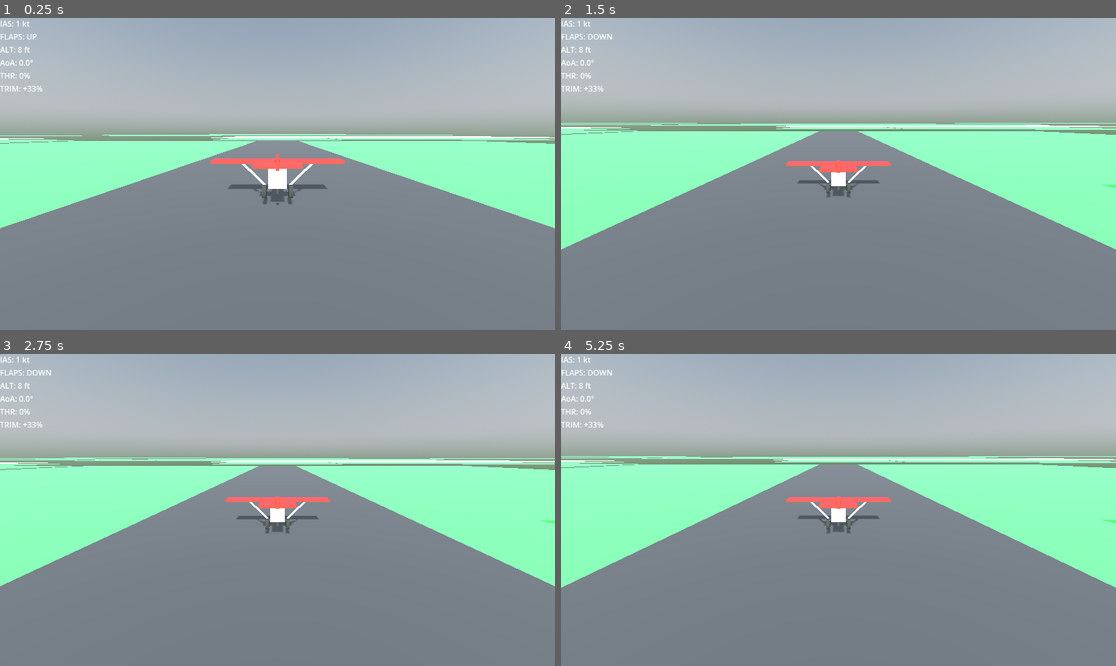
Above: before the commit, frames 1-4 (two rows, left to right).
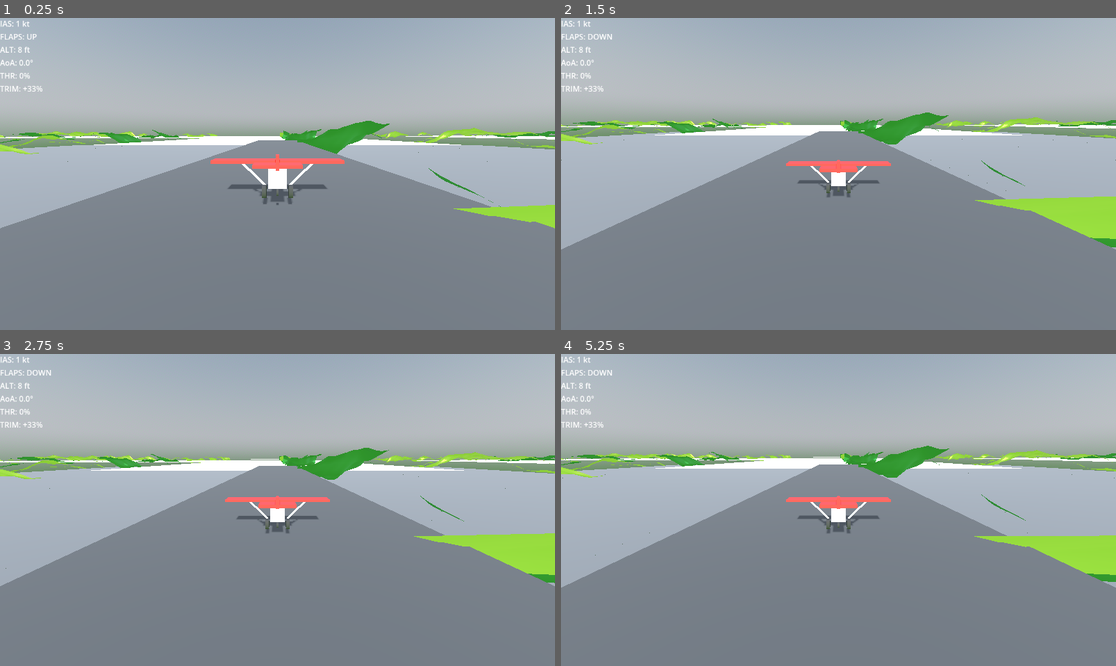
Above: after the commit, the same moments.

Repository: LucasHT22/be-my-copilot
Game: Godot game, scene res://scenes/main.tscn
Same seed, same stepped clock (60 frames per second), same inputs: the game is played once before the commit and once after it.
Inputs:
- Up to frame 1 (0.25 s): no input
- Up to frame 2 (1.5 s): tap Enter (ui_accept) at 0.5, 0.77, 1.07 s; hold Right (ui_right) 0.53-1.28 s; hold Down (ui_down) from 1.28 s (still down)
- Up to frame 3 (2.75 s): tap Enter (ui_accept) at 1.52, 1.82 s; release Down (ui_down) at 2.03 s; hold Right (ui_right) from 2.03 s (still down)
- Up to frame 4 (5.25 s): release Right (ui_right) at 2.78 s; hold Up (ui_up) 2.78-3.53 s; tap Enter (ui_accept) at 3.02, 3.32, 3.77, 4.07, 4.52, 4.82 s; hold Left (ui_left) 3.53-5.03 s; hold Down (ui_down) from 5.03 s (still down)

The runs differ from the first frame. In frame 1, 15% of the frame differs, in the area x 0-100%, y 32-68%; in frame 2, 20%; in frame 3, 20%; in frame 4, 21%, in the area x 0-100%, y 29-75%.

Commit message:
better heights and chunk generation

Diff:
--- a/scenes/Chunk.gd
+++ b/scenes/Chunk.gd
@@ -3,6 +3,7 @@
 var chunk_coord: Vector2i
 const SIZE := 256
 const AIRPORT_RADIUS := 120
+const TERRAIN_SUBDIVISIONS := 32
 
 var noise := FastNoiseLite.new()
 var biome_noise := FastNoiseLite.new()
@@ -17,6 +18,9 @@
 
 	height_noise.seed = 4242
 	height_noise.frequency = 0.01
+	height_noise.fractal_octaves = 4
+	height_noise.fractal_lacunarity = 2.0
+	height_noise.fractal_gain = 0.5
 
 func generate(coord: Vector2i):
 	chunk_coord = coord
@@ -40,11 +44,28 @@
 	var cz = SIZE * 0.5
 	return Vector2(x, z).distance_to(Vector2(cx, cz)) < AIRPORT_RADIUS
 
+func get_height_at(world_x: float, world_z: float) -> float:
+	var base_height = height_noise.get_noise_2d(world_x, world_z) * 20.0
+	if has_airport():
+		var cx = chunk_coord.x * SIZE + SIZE * 0.5
+		var cz = chunk_coord.y * SIZE + SIZE * 0.5
+		var local_x = world_x - chunk_coord.x * SIZE
+		var local_z = world_z - chunk_coord.y * SIZE
+		var dist = Vector2(local_x, local_z).distance_to(Vector2(SIZE * 0.5, SIZE * 0.5))
+
+		if dist < AIRPORT_RADIUS * 1.5:
+			var center_height = height_noise.get_noise_2d(cx, cz) * 20.0
+			var blend = clamp(dist / (AIRPORT_RADIUS * 1.5), 0.0, 1.0)
+			blend = blend * blend * (3.0 - 2.0 * blend)
+
+			return lerp(center_height, base_height, blend)
+
+	return base_height
+
 func get_biome() -> String:
-	var elevation = height_noise.get_noise_2d(
-		chunk_coord.x * SIZE,
-		chunk_coord.y * SIZE
-	)
+	var wx = chunk_coord.x * SIZE + SIZE * 0.5
+	var wz = chunk_coord.y * SIZE + SIZE * 0.5
+	var elevation = height_noise.get_noise_2d(wx, wz)
 
 	var moisture = biome_noise.get_noise_2d(
 		chunk_coord.x * 0.15,
@@ -82,9 +103,12 @@
 			generate_plains()
 			if should_generate_city():
 				generate_city()
+		"dry":
+			generate_dry()
 
 func generate_plains():
 	var plains := Node3D.new()
+	plains.name = "Plains"
 	add_child(plains)
 
 	var tree_scene = preload("res://scenes/Tree.tscn")
@@ -95,53 +119,144 @@
 		var x = rng.randf_range(0, SIZE)
 		var z = rng.randf_range(0, SIZE)
 
+		if is_airport_zone(x, z):
+			continue
+
 		var wx = chunk_coord.x * SIZE + x
 		var wz = chunk_coord.y * SIZE + z
 
-		if is_airport_zone(x, z):
-			continue
-
 		var density = noise.get_noise_2d(wx * 0.015, wz * 0.015)
 		if density < 0.35:
 			continue
 
 		var tree = tree_scene.instantiate()
-		tree.position = Vector3(x, 0, z)
+		var height = get_height_at(wx, wz)
+		tree.position = Vector3(x, height, z)
 		tree.scale *= rng.randf_range(0.7, 1.2)
 		plains.add_child(tree)
 
+func generate_dry():
+	var dry := Node3D.new()
+	dry.name = "Dry"
+	add_child(dry)
+
+	var tree_scene = preload("res://scenes/Tree.tscn")
+	var rng := RandomNumberGenerator.new()
+	rng.seed = hash(chunk_coord)
+
+	for i in range(20):
+		var x = rng.randf_range(0, SIZE)
+		var z = rng.randf_range(0, SIZE)
+
+		if is_airport_zone(x, z):
+			continue
+
+		var wx = chunk_coord.x * SIZE + x
+		var wz = chunk_coord.y * SIZE + z
+
+		var density = noise.get_noise_2d(wx * 0.01, wz * 0.01)
+		if density < 0.6:
+			continue
+
+		var tree = tree_scene.instantiate()
+		var height = get_height_at(wx, wz)
+		tree.position = Vector3(x, height, z)
+		tree.scale *= rng.randf_range(0.5, 0.9)
+		dry.add_child(tree)
+
 func generate_ground():
+	var bedrock := StaticBody3D.new()
+	bedrock.name = "Bedrock"
+
+	var bedrock_mesh := MeshInstance3D.new()
+	var bedrock_plane := BoxMesh.new()
+	bedrock_plane.size = Vector3(SIZE, 10, SIZE)
+	bedrock_mesh.mesh = bedrock_plane
+	bedrock_mesh.position.y = -50
+
+	var bedrock_mat := StandardMaterial3D.new()
+	bedrock_mat.albedo_color = Color(0.2, 0.2, 0.2)
+	bedrock_mesh.material_override = bedrock_mat
+
+	var bedrock_col := CollisionShape3D.new()
+	var bedrock_shape := BoxShape3D.new()
+	bedrock_shape.size = Vector3(SIZE, 10, SIZE)
+	bedrock_col.shape = bedrock_shape
+	bedrock_col.position.y = -50
+
+	bedrock.add_child(bedrock_mesh)
+	bedrock.add_child(bedrock_col)
+	add_child(bedrock)
+
 	var ground := StaticBody3D.new()
 	ground.name = "Ground"
 
-	var mesh := MeshInstance3D.new()
-	var plane := PlaneMesh.new()
-	plane.size = Vector2(SIZE, SIZE)
-	mesh.mesh = plane
-
-	var wx = chunk_coord.x * SIZE
-	var wz = chunk_coord.y * SIZE
-	var h = height_noise.get_noise_2d(wx, wz) * 20.0
-
-	mesh.position.y = h
+	var mesh_instance := MeshInstance3D.new()
+	var array_mesh := ArrayMesh.new()
+	var surface_tool := SurfaceTool.new()
+
+	surface_tool.begin(Mesh.PRIMITIVE_TRIANGLES)
+
+	var step = SIZE / float(TERRAIN_SUBDIVISIONS)
+
+	for iz in range(TERRAIN_SUBDIVISIONS + 1):
+		for ix in range(TERRAIN_SUBDIVISIONS + 1):
+			var x = ix + step
+			var z = iz * step
+
+			var wx = chunk_coord.x * SIZE + x
+			var wz = chunk_coord.y * SIZE + z
+			var h = get_height_at(wx, wz)
+
+			var vertex = Vector3(x, h, z)
+			var uv = Vector2(float(ix) / TERRAIN_SUBDIVISIONS, float(iz) / TERRAIN_SUBDIVISIONS)
+
+			surface_tool.set_uv(uv)
+			surface_tool.add_vertex(vertex)
+
+	for iz in range(TERRAIN_SUBDIVISIONS):
+		for ix in range(TERRAIN_SUBDIVISIONS):
+			var i0 = iz * (TERRAIN_SUBDIVISIONS + 1) + ix
+			var i1 = i0 + 1
+			var i2 = i0 + (TERRAIN_SUBDIVISIONS + 1)
+			var i3 = i2 + 1
+
+			surface_tool.add_index(i0)
+			surface_tool.add_index(i2)
+			surface_tool.add_index(i1)
+
+			surface_tool.add_index(i1)
+			surface_tool.add_index(i2)
+			surface_tool.add_index(i3)
+
+	surface_tool.generate_normals()
+	array_mesh = surface_tool.commit()
+	mesh_instance.mesh = array_mesh
 
 	var mat := StandardMaterial3D.new()
-	mat.albedo_color = Color(0.15, 0.55, 0.2)
+	var biome = get_biome()
+	match  biome:
+		"sea":
+			mat.albedo_color = Color(0.2, 0.4, 0.3)
+		"forest":
+			mat.albedo_color = Color(0.1, 0.4, 0.15)
+		"plains":
+			mat.albedo_color = Color(0.2, 0.6, 0.25)
+		"dry":
+			mat.albedo_color = Color(0.7, 0.6, 0.4)
+
 	mat.roughness = 1.0
-	mesh.material_override = mat
+	mesh_instance.material_override = mat
 
 	var col := CollisionShape3D.new()
-	var shape := BoxShape3D.new()
-	shape.size = Vector3(SIZE, 4, SIZE)
-	col.shape = shape
-	col.position.y = h - 2
-
-	ground.add_child(mesh)
-	ground.add_child(col)
+	mesh_instance.create_trimesh_collision()
+
+	ground.add_child(mesh_instance)
 	add_child(ground)
 
 func generate_city():
 	var city := Node3D.new()
+	city.name = "City"
 	add_child(city)
 
 	var building_scene := preload("res://scenes/Terminal.tscn")
@@ -152,17 +267,18 @@
 
 	for x in range(block_size, SIZE - block_size, block_size):
 		for z in range(block_size, SIZE - block_size, block_size):
+			if is_airport_zone(x, z):
+				continue
+
+			if rng.randf() < 0.5:
+				continue
+
 			var wx = chunk_coord.x * SIZE + x
 			var wz = chunk_coord.y * SIZE + z
-
-			if is_airport_zone(wx, wz):
-				continue
-
-			if rng.randf() < 0.5:
-				continue
+			var height = get_height_at(wx, wz)
 
 			var b = building_scene.instantiate()
-			b.position = Vector3(x, 0, z)
+			b.position = Vector3(x, height, z)
 			b.scale = Vector3(
 				rng.randf_range(0.9, 1.4),
 				rng.randf_range(1.2, 6.0),
@@ -182,42 +298,48 @@
 		var x = rng.randf_range(0, SIZE)
 		var z = rng.randf_range(0, SIZE)
 
+		if is_airport_zone(x, z):
+			continue
+
 		var wx = chunk_coord.x * SIZE + x
 		var wz = chunk_coord.y * SIZE + z
 
-		if is_airport_zone(wx, wz):
-			continue
-
 		var density = noise.get_noise_2d(wx * 0.02, wz * 0.02)
 		if density < 0.2:
 			continue
 
 		var tree = tree_scene.instantiate()
-		tree.position = Vector3(x, 0, z)
+		var height = get_height_at(wx, wz)
+		tree.position = Vector3(x, height, z)
 		tree.scale *= rng.randf_range(0.8, 1.6)
 		forest.add_child(tree)
 
 func generate_sea():
 	var water := MeshInstance3D.new()
+	water.name = "Water"
 	var plane := PlaneMesh.new()
 	plane.size = Vector2(SIZE, SIZE)
 	water.mesh = plane
-	water.position.y = -3
+
+	var sea_level = -3.0
+	water.position.y = sea_level
 
 	var mat := StandardMaterial3D.new()
 	mat.albedo_color = Color(0.1, 0.35, 0.75)
+	mat.transparency = BaseMaterial3D.TRANSPARENCY_ALPHA
 	mat.roughness = 0.05
+	mat.metallic = 0.3
 	water.material_override = mat
 
-	water.position.y = -3
 	add_child(water)
 
 func generate_airport():
 	var airport_scene = preload("res://scenes/Airport.tscn")
 	var airport = airport_scene.instantiate()
-	var h = height_noise.get_noise_2d(
-		chunk_coord.x * SIZE,
-		chunk_coord.y * SIZE
-	) * 20.0
+
+	var cx = chunk_coord.x * SIZE + SIZE * 0.5
+	var cz = chunk_coord.y * SIZE + SIZE * 0.5
+	var h = height_noise.get_noise_2d(cx, cz) * 20.0
+
 	airport.position = Vector3(SIZE * 0.5, h, SIZE * 0.5)
 	add_child(airport)
--- a/scenes/World.gd
+++ b/scenes/World.gd
@@ -2,10 +2,12 @@
 
 @export var player: Node3D
 @export var chunk_scene: PackedScene
-@export var view_distance := 2
+@export var view_distance := 3
+@export var unload_distance := 4
 
 const CHUNK_SIZE := 256
 var chunks := {}
+var last_player_chunk := Vector2i(-999, -999)
 
 func _process(_delta):
 	if player == null:
@@ -13,6 +15,11 @@
 
 	var player_chunk = get_player_chunk()
 
+	if player_chunk != last_player_chunk:
+		last_player_chunk = player_chunk
+		update_chunks(player_chunk)
+
+func update_chunks(player_chunk: Vector2i):
 	for x in range(
 		player_chunk.x - view_distance,
 		player_chunk.x + view_distance + 1
@@ -25,11 +32,28 @@
 			if not chunks.has(key):
 				spawn_chunk(key)
 
+	var chunks_to_remove = []
+	for coord in chunks.keys():
+		var dist_x = abs(coord.x - player_chunk.x)
+		var dist_z = abs(coord.y - player_chunk.y)
+
+		if dist_x > unload_distance or dist_z > unload_distance:
+			chunks_to_remove.append(coord)
+
+	for coord in chunks_to_remove:
+		unload_chunk(coord)
+
 func spawn_chunk(coord: Vector2i):
 	var chunk = chunk_scene.instantiate()
 	chunk.generate(coord)
 	add_child(chunk)
 	chunks[coord] = chunk
+
+func unload_chunk(coord: Vector2i):
+	if chunks.has(coord):
+		var chunk = chunks[coord]
+		chunk.queue_free()
+		chunks.erase(coord)
 
 func get_player_chunk() -> Vector2i:
 	var p = player.global_position
